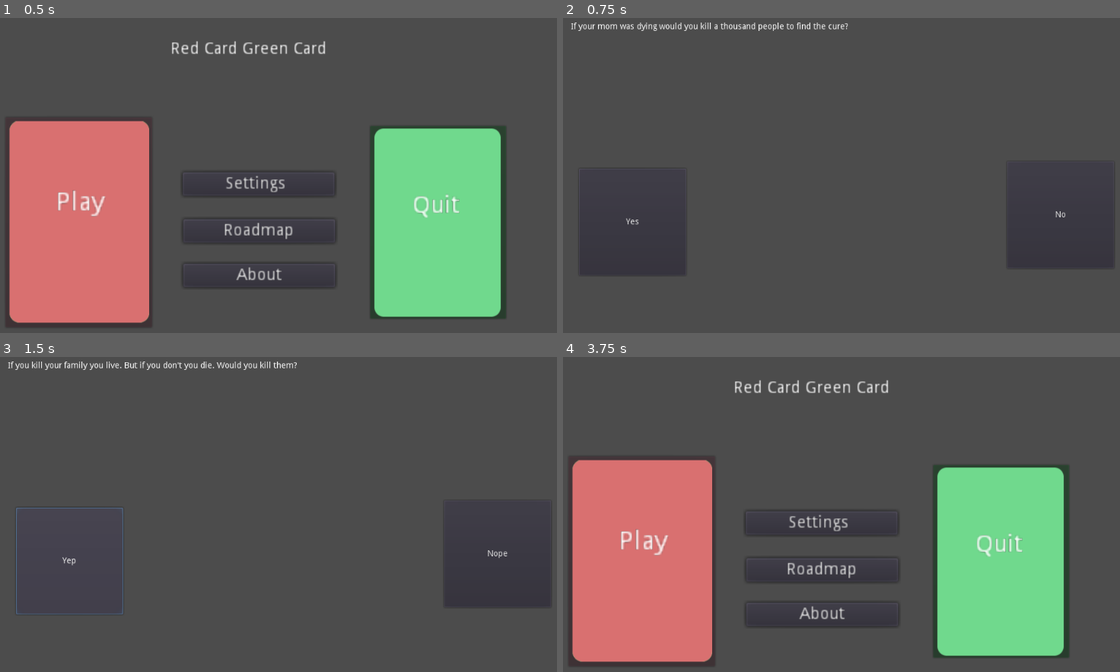
Above: before the commit, frames 1-4 (two rows, left to right).
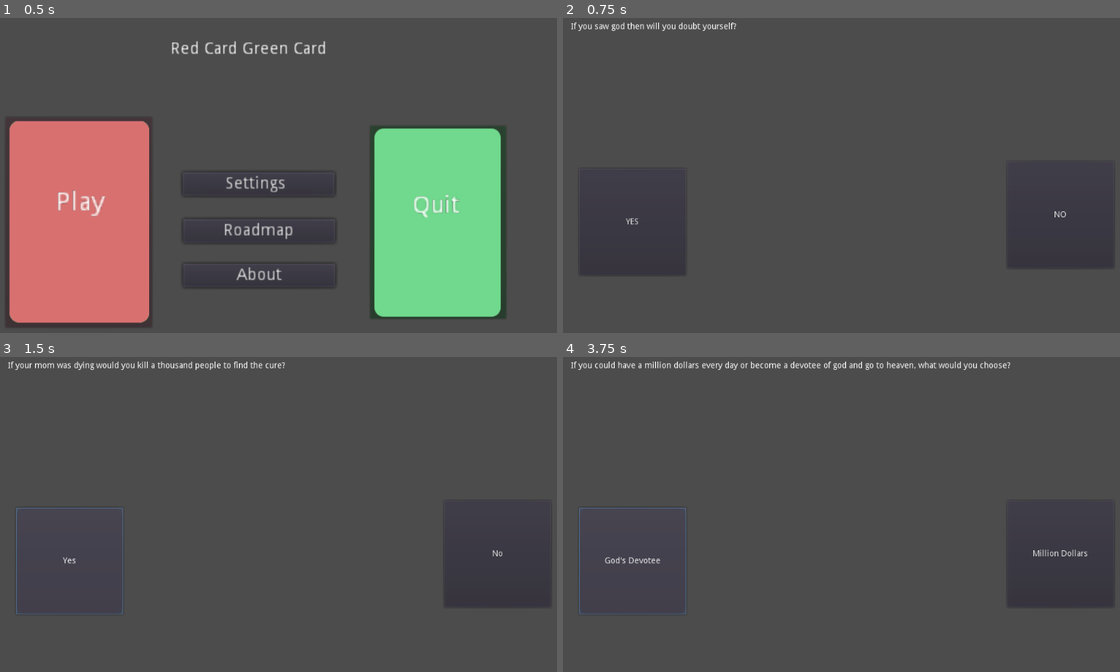
Above: after the commit, the same moments.

Repository: Nominprogramer/Game
Game: Godot game, scene res://Node2D.tscn
The game is run twice, just before and just after one commit, with the same random seed, the same clock (stepped at 60 frames per second) and the same inputs.
Inputs (mouse positions are in pixels of both pictures, inside the frame that each line leads up to):
- Up to frame 1 (0.5 s): no input
- Up to frame 2 (0.75 s): click (640, 222) at 0.5 s
- Up to frame 3 (1.5 s): click "Yes" (after the commit: "YES") at 1.25 s
- Up to frame 4 (3.75 s): click "Yep" (after the commit: "Yes") at 2 s; click "Good" (after the commit: "Yep") at 2.75 s; click "God's Devotee" (after the commit: "Good") at 3.5 s

Frame 1 is identical in both runs. In frame 2, 0.6% of the frame differs, in the area x 5-91%, y 1-66%; in frame 3, 0.7%; in frame 4, 33%, in the area x 1-98%, y 1-99%.

Commit message:
Added all the questions. Will add all the paths soon.

Diff:
--- a/godot/2.gd
+++ b/godot/2.gd
@@ -3,14 +3,14 @@
 var current = 0
 
 var questions = {
-	"questions":["If your mom was dying would you kill a thousan …(272 unchanged characters)…
+	"questions":["If you saw god then will you doubt yourself?","If your mom was dying would you kill a thousan …(272 unchanged characters)…
 }
 var answers_1 = {
-	"answers":["Yes","Yep","Good","God's Devotee","YES"]
+	"answers":["YES","Yes","Yep","Good","God's Devotee"]
 }
 
 var answers_2 = {
-	"answers":["No","Nope","Bad","Million Dollars","NO"]
+	"answers":["NO","No","Nope","Bad","Million Dollars"]
 }
 
 
@@ -26,13 +26,13 @@
 
 func _on_Yes_pressed() -> void:
 	$Storer.data.append($Yes.text)
-	if current <=2:
+	if current <=3:
 
 		current +=1
 
 
 func _on_No_pressed() -> void:
 	$Storer.data.append($No.text)
-	if current <=2:
+	if current <=3:
 
 		current +=1
